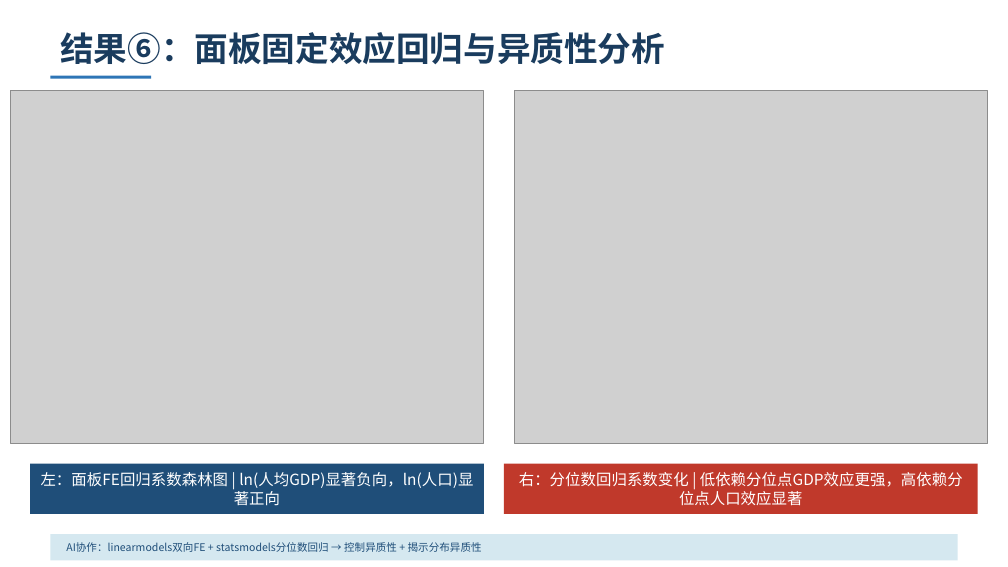
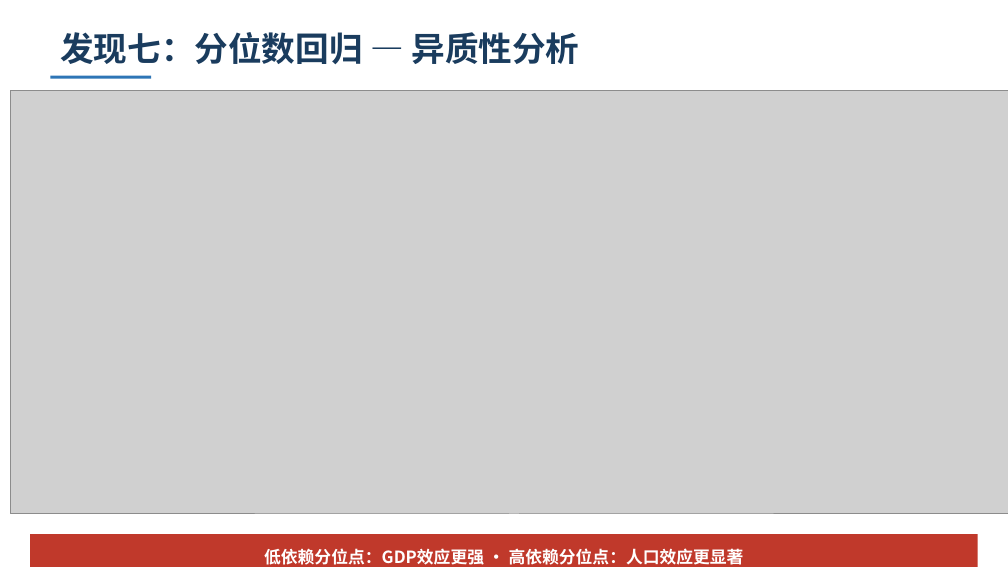
Before and after one commit to xonhaorun-afk/fiscal-transfer-analysis, a slide deck: slide 13 of output/课堂演示.pptx (slide 9 before the commit). Drawn at 1008x567 pixels with LibreOffice and Linux fonts; fonts in the diff are those of the drawing; grey boxes stand for pictures. Boxes give left, top, right and bottom in pixels: in the first picture for what was removed or moved away, otherwise in the second. Text is boxed around its words. In the diff, an @@ line names an element or a change of style, - is before the commit and + after.

```diff
--- a/output/课堂演示.pptx
+++ b/output/课堂演示.pptx
@@ text at bbox=[60, 32, 580, 64]: text changed @@
-结果⑥：面板固定效应回归与异质性分析
+发现七：分位数回归 — 异质性分析
@@ picture: place and size @@
-picture at bbox=[514, 91, 988, 444]
+picture at bbox=[10, 91, 1008, 514]
@@ picture removed at bbox=[10, 91, 484, 444] @@
@@ rectangle removed at bbox=[30, 464, 484, 514] @@
@@ text removed at bbox=[41, 472, 473, 506] @@
-左：面板FE回归系数森林图 | ln(人均GDP)显著负向，ln(人口)显著正向
@@ rectangle removed at bbox=[504, 464, 978, 514] @@
@@ rectangle: place and size @@
-rectangle at bbox=[50, 534, 958, 560]
+rectangle at bbox=[30, 534, 978, 567]
@@ rectangle at bbox=[30, 534, 978, 567]: fill #D5E8F0 to #C0392B @@
@@ text removed at bbox=[66, 542, 482, 552] @@
-AI协作：linearmodels双向FE + statsmodels分位数回归 → 控制异质性 + 揭示分布异质性
@@ text at bbox=[264, 548, 744, 565]: text changed; size 11 to 12 pt; bold on @@
-右：分位数回归系数变化 | 低依赖分位点GDP效应更强，高依赖分位点人口效应显著
+低依赖分位点：GDP效应更强 · 高依赖分位点：人口效应更显著
```
Also in this commit, not shown: 8 other slides changed, 7 slides added, 2 slides removed, 1 other file.
